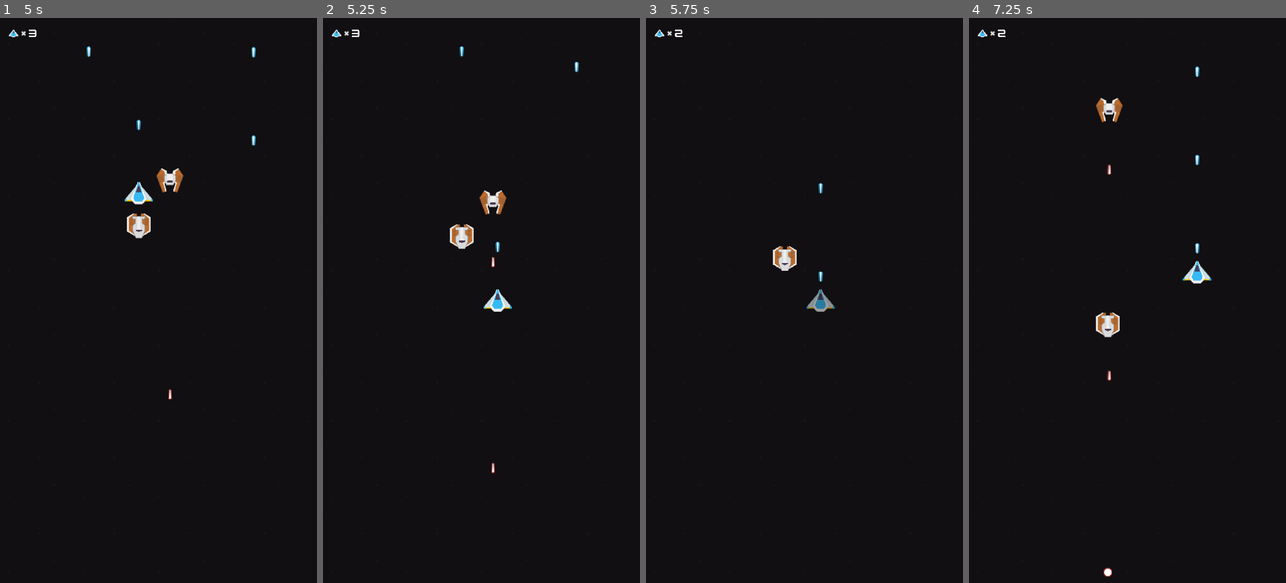
Above: before the commit, frames 1-4 (left to right).
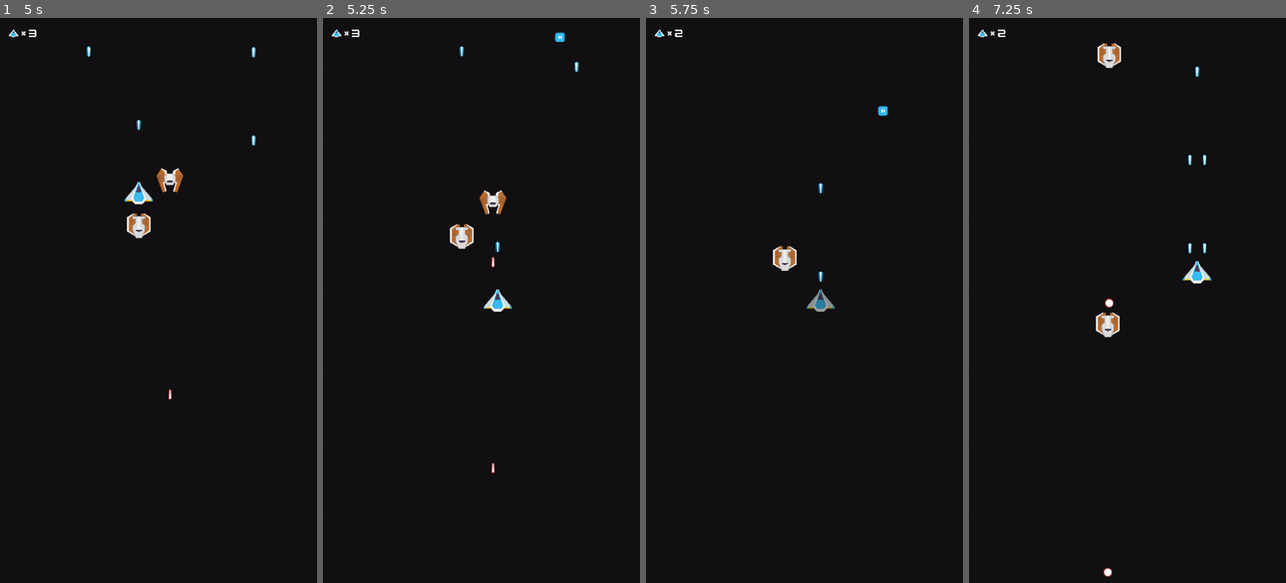
Above: after the commit, the same moments.

Repository: sakkaku-dev/space-shooter
Game: Godot game, scene res://scenes/Game.tscn
Same seed, same stepped clock (60 frames per second), same inputs: the game is played once before the commit and once after it.
Inputs (mouse positions are in pixels of both pictures, inside the frame that each line leads up to):
- Up to frame 1 (5 s): tap Enter at 0.5 s; move the mouse to (228, 272) at 0.52 s; hold Right (ui_right) 0.53-1.25 s; click (228, 272) at 0.67 s; drag from (95, 328) to (228, 272) at 1.27 s; move the mouse to (190, 176) at 2.02 s; hold Right (ui_right) 2.03-2.75 s; drag from (142, 413) to (190, 176) at 2.77 s; move the mouse to (253, 385) at 3.52 s; hold Left (ui_left) 3.53-4.25 s; drag from (63, 215) to (139, 193) at 4.27 s
- Up to frame 2 (5.25 s): move the mouse to (497, 300) at 5.02 s; hold Left (ui_left) from 5.03 s (still down); click (497, 300) at 5.17 s
- Up to frame 3 (5.75 s): keep holding Left (ui_left)
- Up to frame 4 (7.25 s): release Left (ui_left) at 5.75 s; drag from (1079, 159) to (1143, 272) at 5.77 s; move the mouse to (1197, 272) at 6.52 s; hold Up (ui_up) from 6.53 s (still down)

Frame 1 is identical in both runs. In frame 2, less than 0.1% of the frame differs, in the area x 73-77%, y 2-5%; in frame 3, less than 0.1%; in frame 4, 0.7%, in the area x 40-75%, y 4-65%.

Commit message:
Add shield powerup

Diff:
--- a/scenes/Game.tscn
+++ b/scenes/Game.tscn
@@ -16,6 +16,7 @@
 [ext_resource path="res://scenes/ui/HealthUI.gd" type="Script" id=14]
 [ext_resource path="res://scenes/powerups/DoubleShot.tscn" type="PackedScene" id=15]
 [ext_resource path="res://scenes/powerups/HealthUp.tscn" type="PackedScene" id=16]
+[ext_resource path="res://scenes/powerups/ShieldUp.tscn" type="PackedScene" id=17]
 
 [sub_resource type="RectangleShape2D" id=1]
 extents = Vector2( 500, 10 )
@@ -40,10 +41,10 @@
 spawn = true
 
 [node name="PowerUpSpawner" parent="SpawnerRandom" instance=ExtResource( 5 )]
-scene = [ ExtResource( 16 ), ExtResource( 15 ), ExtResource( 4 ), ExtResource( 13 ) ]
-spawn_delay = 10.0
+scene = [ ExtResource( 16 ), ExtResource( 15 ), ExtResource( 4 ), ExtResource( 17 ), ExtResource( 13 ) ]
+spawn_delay = 5.0
 spawn = true
-scene_spawn_rate = [ 0.05, 0.2, 0.2 ]
+scene_spawn_rate = [ 0.05, 0.2, 0.2, 0.1 ]
 
 [node name="Background" type="CanvasLayer" parent="."]
 layer = -1
--- /dev/null
+++ b/scenes/powerups/Shield.gd
@@ -0,0 +1,7 @@
+extends HurtBox
+
+var player: PlayerShip
+
+func _on_Shield_tree_exited():
+	player.has_shield = false
+	player.toggle_hurtbox()
--- /dev/null
+++ b/scenes/powerups/Shield.tscn
@@ -0,0 +1,28 @@
+[gd_scene load_steps=6 format=2]
+
+[ext_resource path="res://scenes/powerups/shield3.png" type="Texture" id=1]
+[ext_resource path="res://shared/combat/HurtBox.tscn" type="PackedScene" id=2]
+[ext_resource path="res://shared/combat/Health.gd" type="Script" id=3]
+[ext_resource path="res://scenes/powerups/Shield.gd" type="Script" id=4]
+
+[sub_resource type="CircleShape2D" id=1]
+radius = 80.0
+
+[node name="Shield" instance=ExtResource( 2 )]
+collision_layer = 8
+collision_mask = 0
+script = ExtResource( 4 )
+invincibility = false
+
+[node name="CollisionShape2D" parent="." index="1"]
+shape = SubResource( 1 )
+
+[node name="Health" type="Node" parent="." index="2"]
+script = ExtResource( 3 )
+max_health = 5
+
+[node name="Sprite" type="Sprite" parent="." index="3"]
+texture = ExtResource( 1 )
+[connection signal="damaged" from="." to="Health" method="reduce"]
+[connection signal="tree_exited" from="." to="." method="_on_Shield_tree_exited"]
+[connection signal="zero_health" from="Health" to="." method="queue_free"]
--- /dev/null
+++ b/scenes/powerups/ShieldUp.gd
@@ -0,0 +1,16 @@
+extends Node
+
+var shield = preload("res://scenes/powerups/Shield.tscn")
+var instance
+
+func handle(ship: PlayerShip) -> void:
+	if ship.has_shield: return
+
+	instance = shield.instance()
+	instance.player = ship
+	ship.add_child(instance)
+	ship.has_shield = true
+	ship.toggle_hurtbox()
+
+func restore(ship: PlayerShip) -> void:
+	instance.queue_free()
--- /dev/null
+++ b/scenes/powerups/ShieldUp.tscn
@@ -0,0 +1,15 @@
+[gd_scene load_steps=4 format=2]
+
+[ext_resource path="res://scenes/powerups/Powerup.tscn" type="PackedScene" id=1]
+[ext_resource path="res://scenes/powerups/powerupBlue_shield.png" type="Texture" id=2]
+[ext_resource path="res://scenes/powerups/ShieldUp.gd" type="Script" id=3]
+
+[node name="ShieldUp" instance=ExtResource( 1 )]
+
+[node name="Sprite" parent="." index="0"]
+texture = ExtResource( 2 )
+
+[node name="Node" type="Node" parent="." index="5"]
+script = ExtResource( 3 )
+[connection signal="picked_up" from="." to="Node" method="handle"]
+[connection signal="powerup_timeout" from="." to="Node" method="restore"]
--- a/scenes/spaceship/PlayerShip.gd
+++ b/scenes/spaceship/PlayerShip.gd
@@ -6,7 +6,13 @@
 
 onready var health: Health = $Health
 onready var laser = $Spaceship/LaserSpawner
+onready var hurtbox = $Spaceship/CollisionShape2D
+
+var has_shield
 
 func _on_Health_zero_health():
 	emit_signal("died")
 	queue_free()
+
+func toggle_hurtbox():
+	hurtbox.set_deferred("disabled", not hurtbox.disabled)
--- a/shared/combat/HurtBox.gd
+++ b/shared/combat/HurtBox.gd
@@ -6,14 +6,18 @@
 signal damaged(dmg)
 signal invincibility_timeout
 
+export var invincibility = true
+
 onready var invincibility_timer := $InvincibilityTimer
 onready var collision := $CollisionShape2D
+
 
 func damage(dmg: int):
 	emit_signal("damaged", dmg)
 	emit_signal("hit")
-	collision.set_deferred("disabled", true)
-	invincibility_timer.start()
+	if invincibility:
+		collision.set_deferred("disabled", true)
+		invincibility_timer.start()
 
 
 func _on_InvincibilityTimer_timeout():
--- a/shared/misc/Spawner.gd
+++ b/shared/misc/Spawner.gd
@@ -47,9 +47,10 @@
 func _get_random_scene() -> PackedScene:
 	var rand = Random.random_double()
 
+	var rate_sum = 0
 	for i in range(0, scene.size()):
-		var rate = scene_spawn_rate[i]
-		if rand <= rate:
+		rate_sum = scene_spawn_rate[i]
+		if rand <= rate_sum:
 			return scene[i]
 
 	return null
Not shown: 1 places in scenes/Game.tscn that only renumber resources
Binary file added: scenes/powerups/shield3.png
